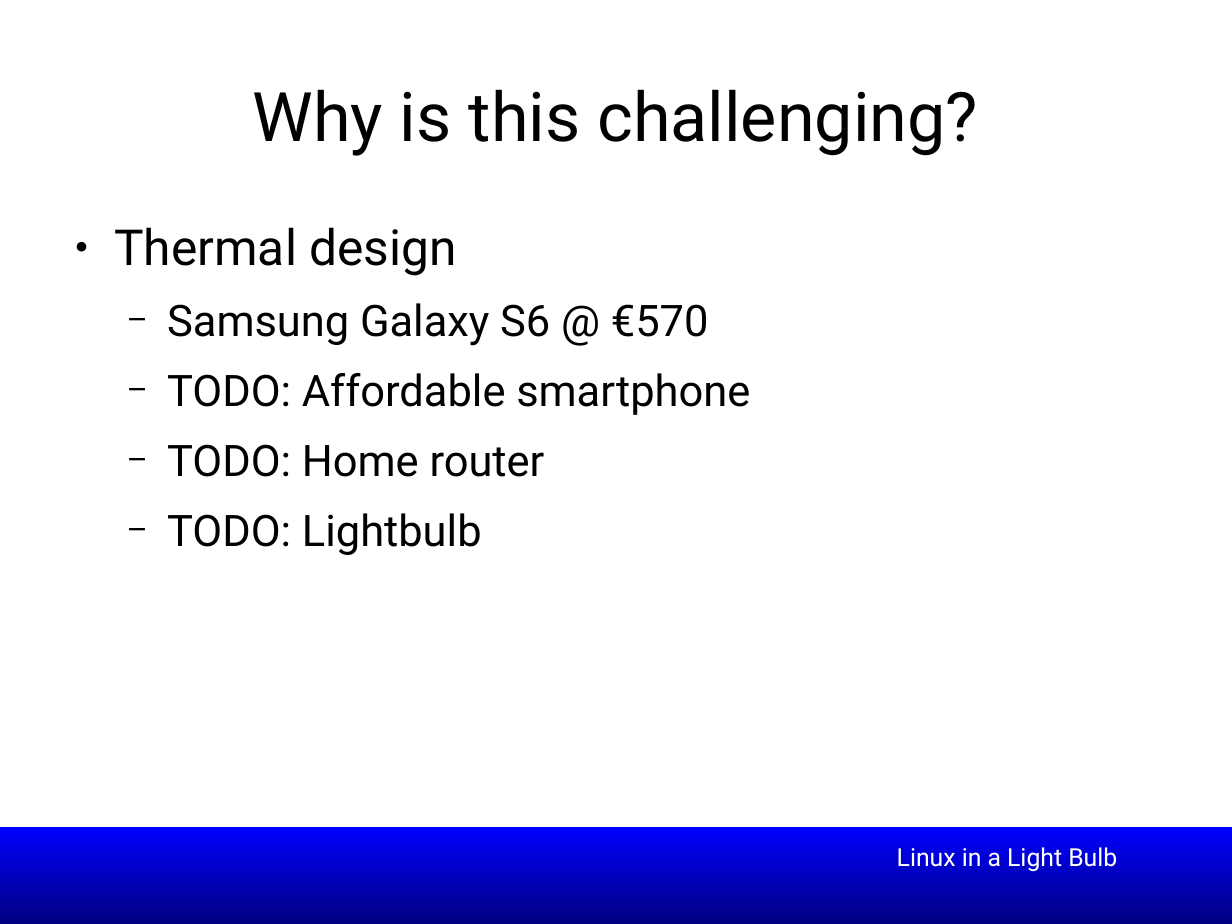
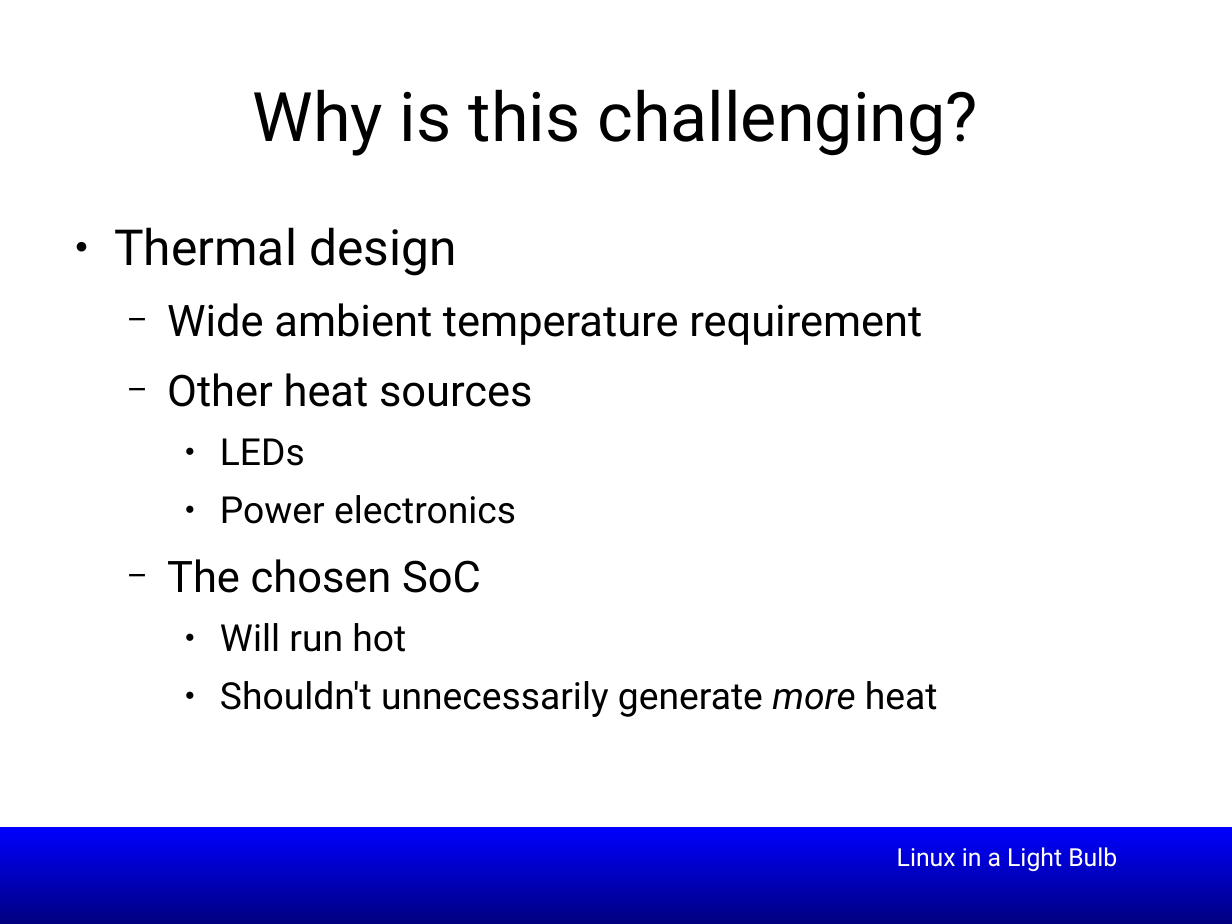
Before and after one commit to smipi1/elce2015, a slide deck: slide 22 of presentations/Linux_In_a_Lightbulb-Where_are_we_on_tinification-ELCE2015.odp (slide 24 before the commit). Drawn at 1232x924 pixels with LibreOffice and Linux fonts; fonts in the diff are those of the drawing; background and template pictures are left out. Boxes give left, top, right and bottom in pixels: in the first picture for what was removed or moved away, otherwise in the second. Text is boxed around its words. In the diff, an @@ line names an element or a change of style, - is before the commit and + after.

```diff
--- a/presentations/Linux_In_a_Lightbulb-Where_are_we_on_tinification-ELCE2015.odp
+++ b/presentations/Linux_In_a_Lightbulb-Where_are_we_on_tinification-ELCE2015.odp
@@ text at [167, 303, 938, 717]: text changed; size 28 to 24 pt @@
-  − Samsung Galaxy S6 @ €570
-  − TODO: Affordable smartphone
-  − TODO: Home router
-  − TODO: Lightbulb
+  − Wide ambient temperature requirement
+  − Other heat sources
+    ● LEDs
+    ● Power electronics
+  − The chosen SoC
+    ● Will run hot
+    ● Shouldn't unnecessarily generate more heat
```
Also in this commit, not shown: 12 other slides changed, 1 slide removed.
